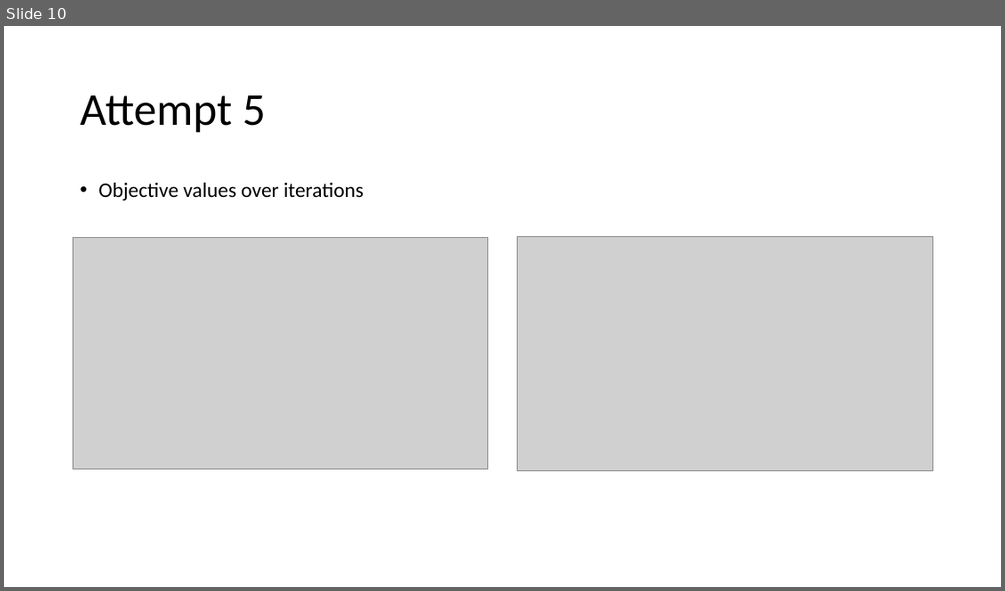
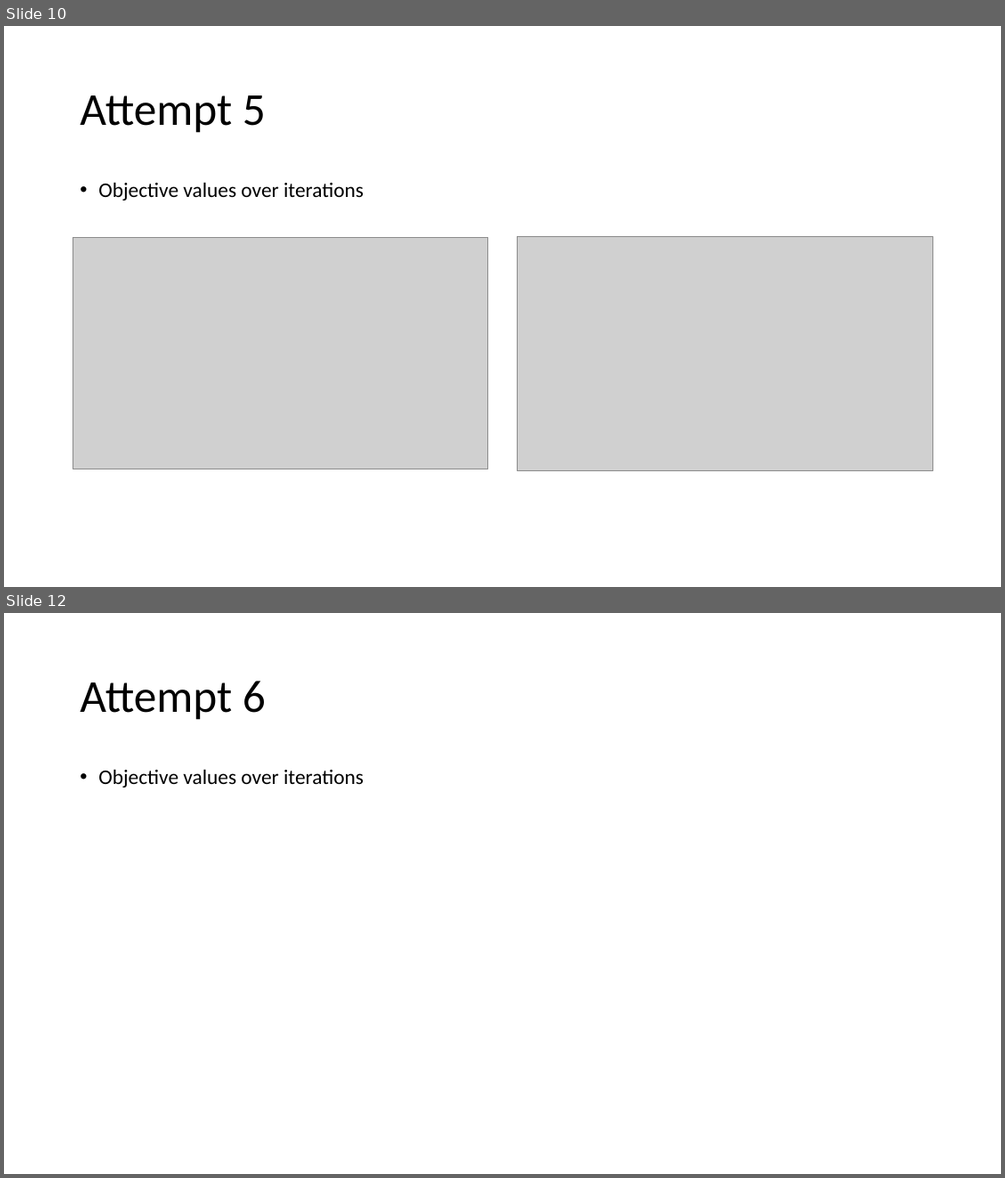
Before and after one commit to parkjan4/OptSim, a slide deck: Optimization Tests.pptx. Shown one above the other, each under a label of ours: slide 10 before the commit, slides 10 and 12 after it; the slides between them are not shown. The pictures are 1005x591 and 1005x1178 pixels, drawn with LibreOffice and Linux fonts; fonts in the diff are those of the drawing; grey boxes stand for pictures. Boxes give left, top, right and bottom in pixels: in the first picture for what was removed or moved away, otherwise in the second. Text is boxed around its words. In the diff, an @@ line names an element or a change of style, - is before the commit and + after.

```diff
--- a/Optimization Tests.pptx
+++ b/Optimization Tests.pptx
@@ slide 12 added at bbox=[4, 613, 1001, 1174], background #FFFFFF @@
@@ title added at bbox=[80, 681, 266, 720], 44 pt, text #000000 @@
+Attempt 6
@@ text added at bbox=[98, 769, 364, 787], 20 pt, text #000000 @@
+• Objective values over iterations
```
Also in this commit, not shown: 5 other slides added, 7 other files.
